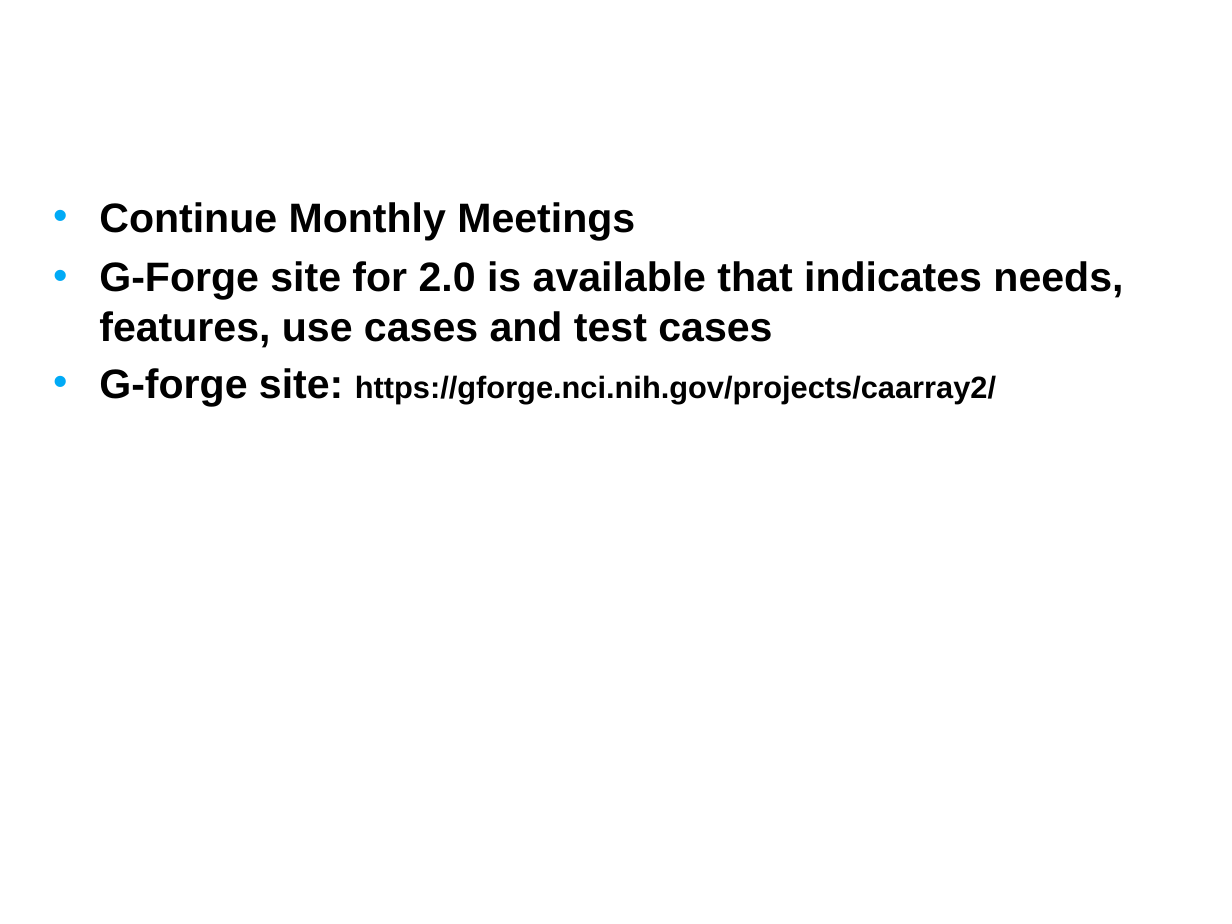
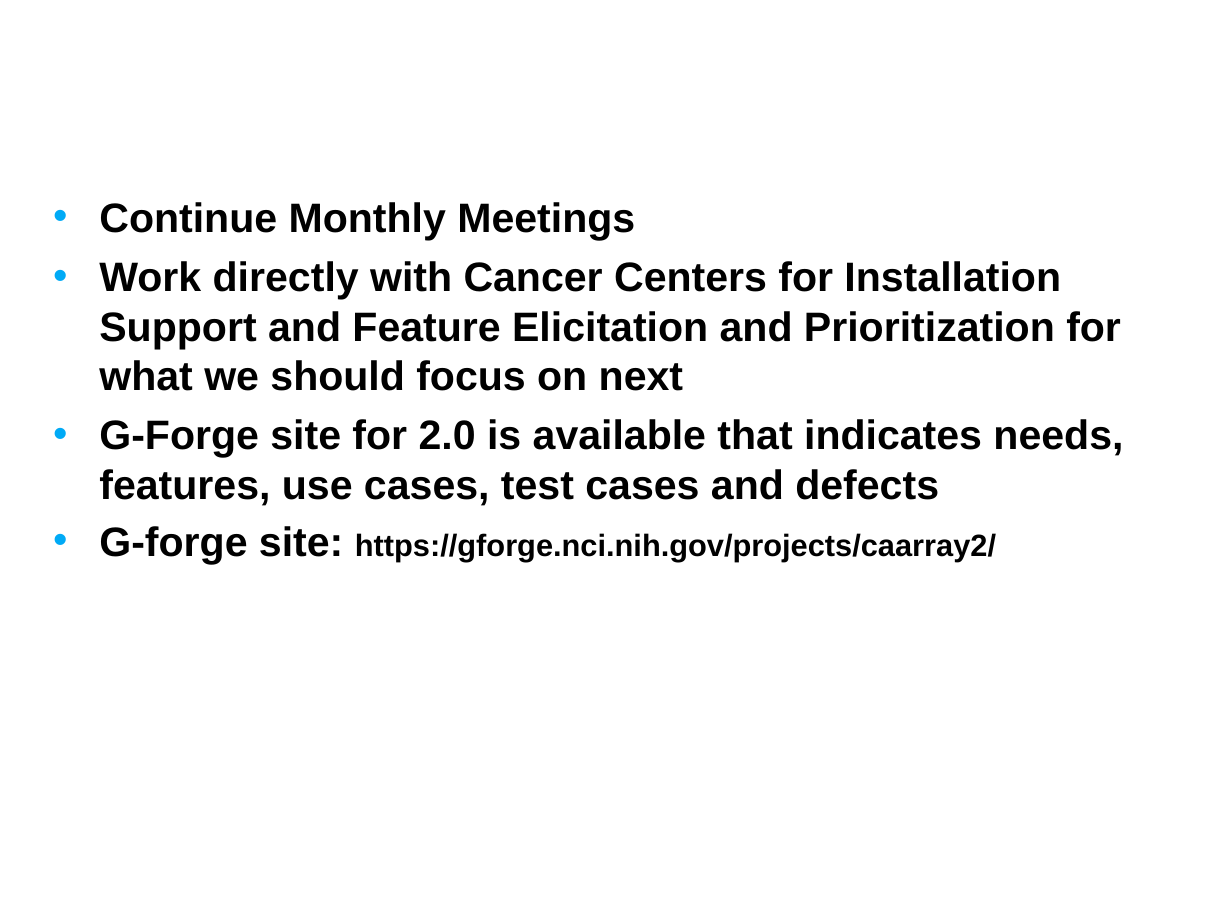
Before and after one commit to NCIP/caarray-docs, a slide deck: slide 11 of project_management/open_meetings/caArray User Community Meeting Nov28.ppt (slide 10 before the commit). Drawn at 1232x924 pixels with LibreOffice and Linux fonts; fonts in the diff are those of the drawing; background and template pictures are left out. Boxes give left, top, right and bottom in pixels: in the first picture for what was removed or moved away, otherwise in the second. Text is boxed around its words. In the diff, an @@ line names an element or a change of style, - is before the commit and + after.

```diff
--- a/project_management/open_meetings/caArray User Community Meeting Nov28.ppt
+++ b/project_management/open_meetings/caArray User Community Meeting Nov28.ppt
@@ text at [99, 261, 1123, 506]: text changed @@
-• G-Forge site for 2.0 is available that indicates needs, features, use cases and test cases
+• Work directly with Cancer Centers for Installation Support and Feature Elicitation and Prioritization for what we should focus on next
+• G-Forge site for 2.0 is available that indicates needs, features, use cases, test cases and defects
```
Also in this commit, not shown: 4 other slides changed, 2 slides added, 1 slide removed.
